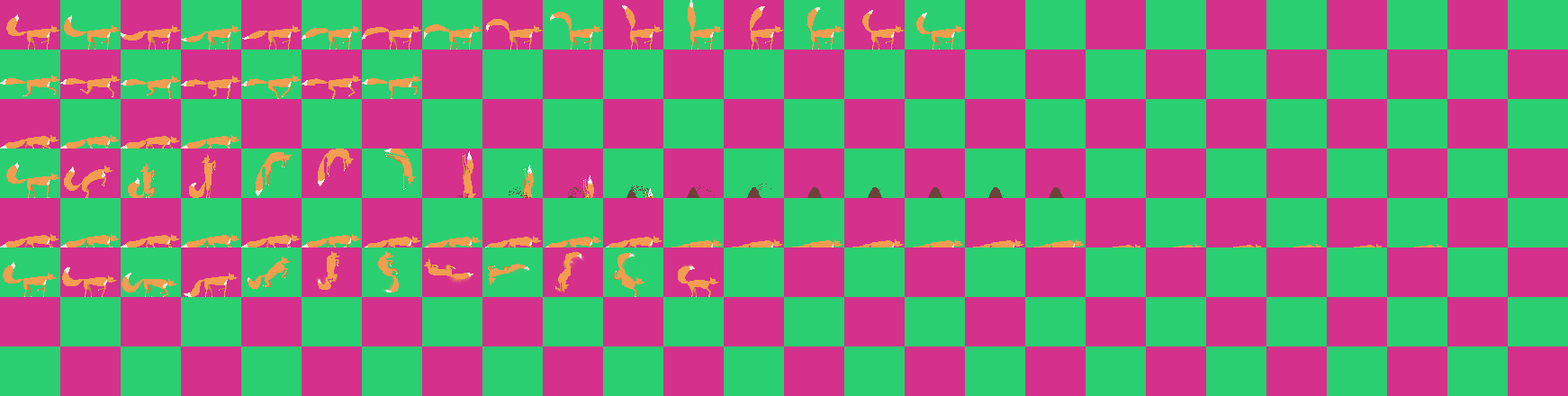
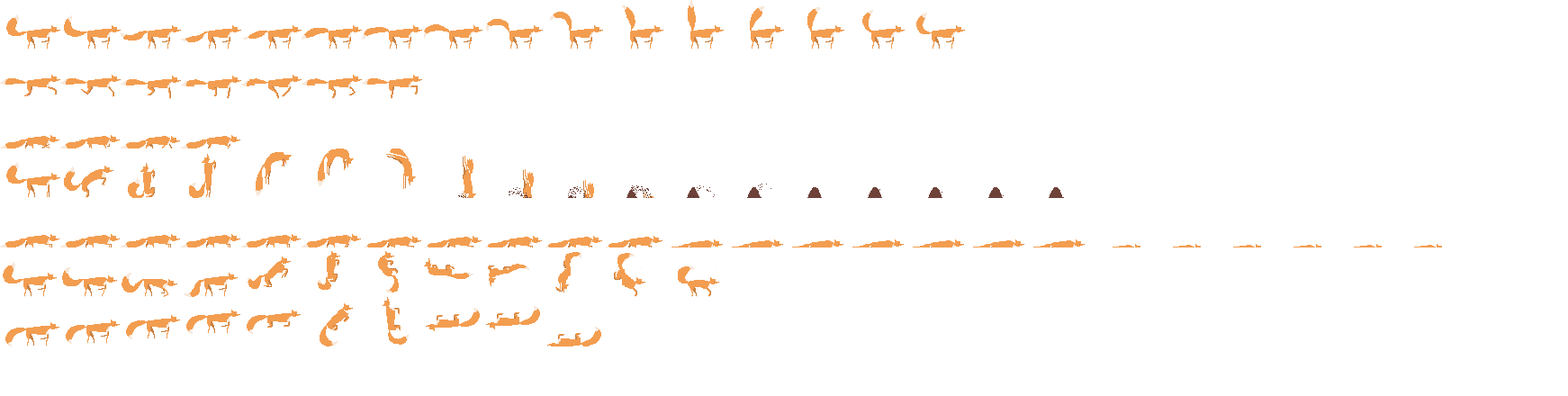
Comparing the layer stacks of the two 1568×396 images. Changes:
painted on "12" (4th of 4, in "Tail Whip") over [678, 262, 694, 270]
painted on "11" (4th of 4, in "Tail Whip") over [621, 252, 641, 269]
painted on "10" (4th of 5, in "Tail Whip") over [569, 254, 586, 269]
painted on "9" (4th of 5, in "Tail Whip") over [510, 268, 530, 276]
painted on "8" (4th of 5, in "Tail Whip") over [446, 275, 473, 286]
painted on "7" (5th of 6, in "Tail Whip") over [379, 276, 395, 293]
painted on "6" (5th of 6, in "Tail Whip") over [315, 274, 326, 285]
added group "Flip" with 10 layers above "BG" over [5, 297, 602, 347]
added layer "10" (5th of 5, in "Flip") in group "Flip" over [547, 326, 602, 347]
added layer "9" (5th of 5, in "Flip") in group "Flip" over [486, 306, 541, 330]
added layer "8" (5th of 5, in "Flip") in group "Flip" over [425, 307, 480, 332]
added layer "7" (6th of 6, in "Flip") in group "Flip" over [382, 297, 409, 345]
added layer "6" (6th of 6, in "Flip") in group "Flip" over [319, 303, 353, 347]
added layer "5" (6th of 6, in "Flip") in group "Flip" over [246, 309, 301, 334]
added layer "4" (7th of 7, in "Flip") in group "Flip" over [186, 309, 241, 334]
added layer "3" (7th of 7, in "Flip") in group "Flip" over [126, 315, 181, 340]
added layer "2" (7th of 7, in "Flip") in group "Flip" over [65, 319, 120, 344]
added layer "1" (7th of 7, in "Flip") in group "Flip" over [5, 322, 60, 347]
hid "BG" over [0, 0, 1568, 396]
